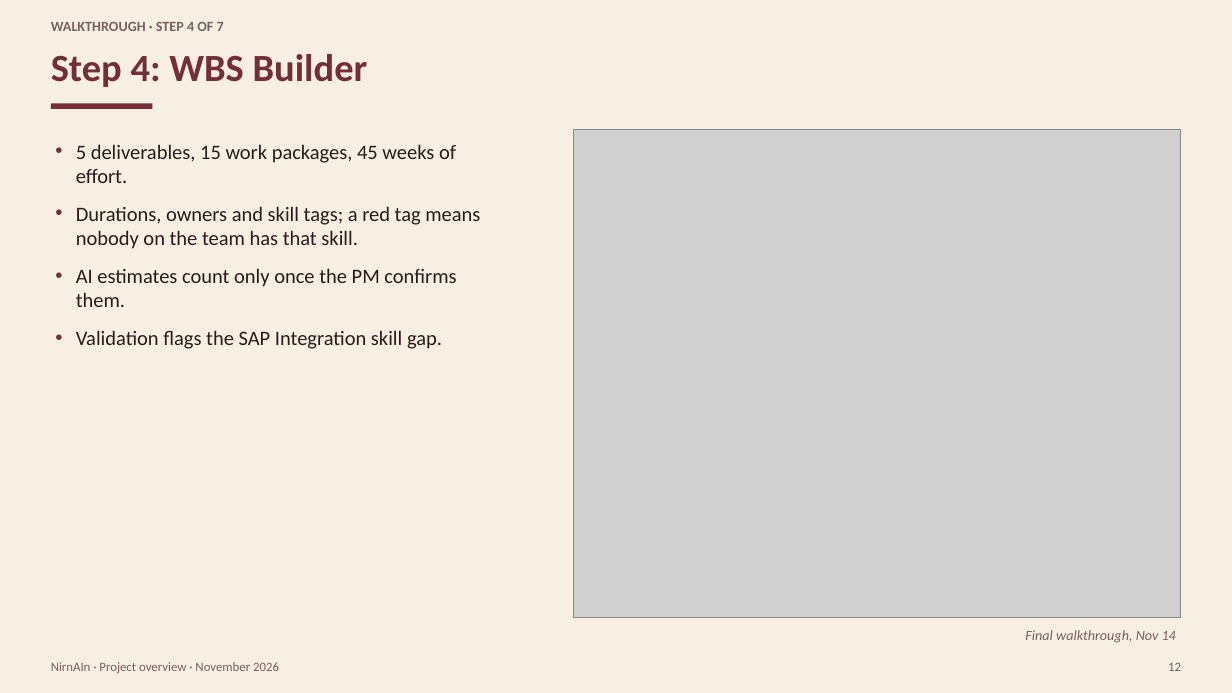
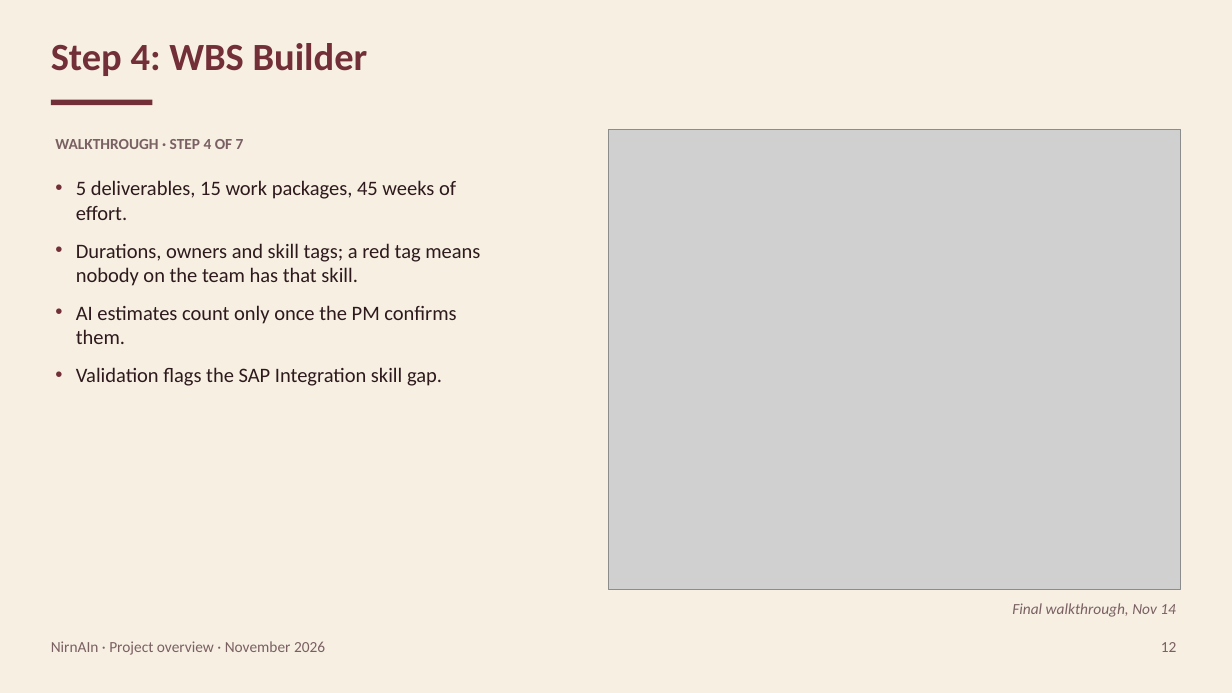
Before and after one commit to Dogiparthi-Sharada/NirnAIn, a slide deck: slide 12 of docs/project/NirnAIn_Project_Overview.pptx. Drawn at 1232x693 pixels with LibreOffice and Linux fonts; fonts in the diff are those of the drawing; grey boxes stand for pictures. Boxes give left, top, right and bottom in pixels: in the first picture for what was removed or moved away, otherwise in the second. Text is boxed around its words. In the diff, an @@ line names an element or a change of style, - is before the commit and + after.

Commit message:
docs: pass a strict layout gate on the presentation
Every shape sits inside 0.3 in margins without overlapping another (only
cards and groups contain their text); arrows run edge to edge without
crossing shapes or each other; text fits at 12 pt or more in Calibri and
the mockup palette; pictures keep their aspect ratio. The architecture
slide and the Word diagram are drawn from one shared layout.

```diff
--- a/docs/project/NirnAIn_Project_Overview.pptx
+++ b/docs/project/NirnAIn_Project_Overview.pptx
@@ title "Step 4: WBS Builder": place and size @@
-title "Step 4: WBS Builder" at <box>51,54,368,87</box>
+title "Step 4: WBS Builder" at <box>51,43,368,76</box>
@@ rectangle: place and size @@
-rectangle at <box>51,104,152,109</box>
+rectangle at <box>51,100,152,105</box>
@@ text "WALKTHROUGH · STEP 4 OF ..." at <box>55,139,244,149</box>: size 11 to 12 pt @@
@@ text "WALKTHROUGH · STEP 4 OF ...": place and size @@
-text "WALKTHROUGH · STEP 4 OF ..." at <box>51,22,224,31</box>
+text "WALKTHROUGH · STEP 4 OF ..." at <box>55,139,244,149</box>
@@ picture: place and size @@
-picture at <box>574,129,1181,617</box>
+picture at <box>608,129,1181,590</box>
@@ text "5 deliverables, 15 work packages, ...": place and size @@
-text "5 deliverables, 15 work packages, ..." at <box>76,144,480,349</box>
+text "5 deliverables, 15 work packages, ..." at <box>76,180,480,386</box>
@@ text "Final walkthrough, Nov 14": place and size @@
-text "Final walkthrough, Nov 14" at <box>1025,630,1176,643</box>
+text "Final walkthrough, Nov 14" at <box>1012,603,1176,617</box>
@@ text "Final walkthrough, Nov 14" at <box>1012,603,1176,617</box>: size 11 to 12 pt @@
@@ text "NirnAIn · Project overview · ...": place and size @@
-text "NirnAIn · Project overview · ..." at <box>51,662,279,673</box>
+text "NirnAIn · Project overview · ..." at <box>51,641,325,655</box>
@@ text "NirnAIn · Project overview · ..." at <box>51,641,325,655</box>: size 10 to 12 pt @@
@@ text "12" at <box>1161,642,1177,652</box>: size 10 to 12 pt @@
@@ text "12": place and size @@
-text "12" at <box>1168,663,1181,671</box>
+text "12" at <box>1161,642,1177,652</box>
```
Also in this commit, not shown: 17 other slides changed, 7 other files.
